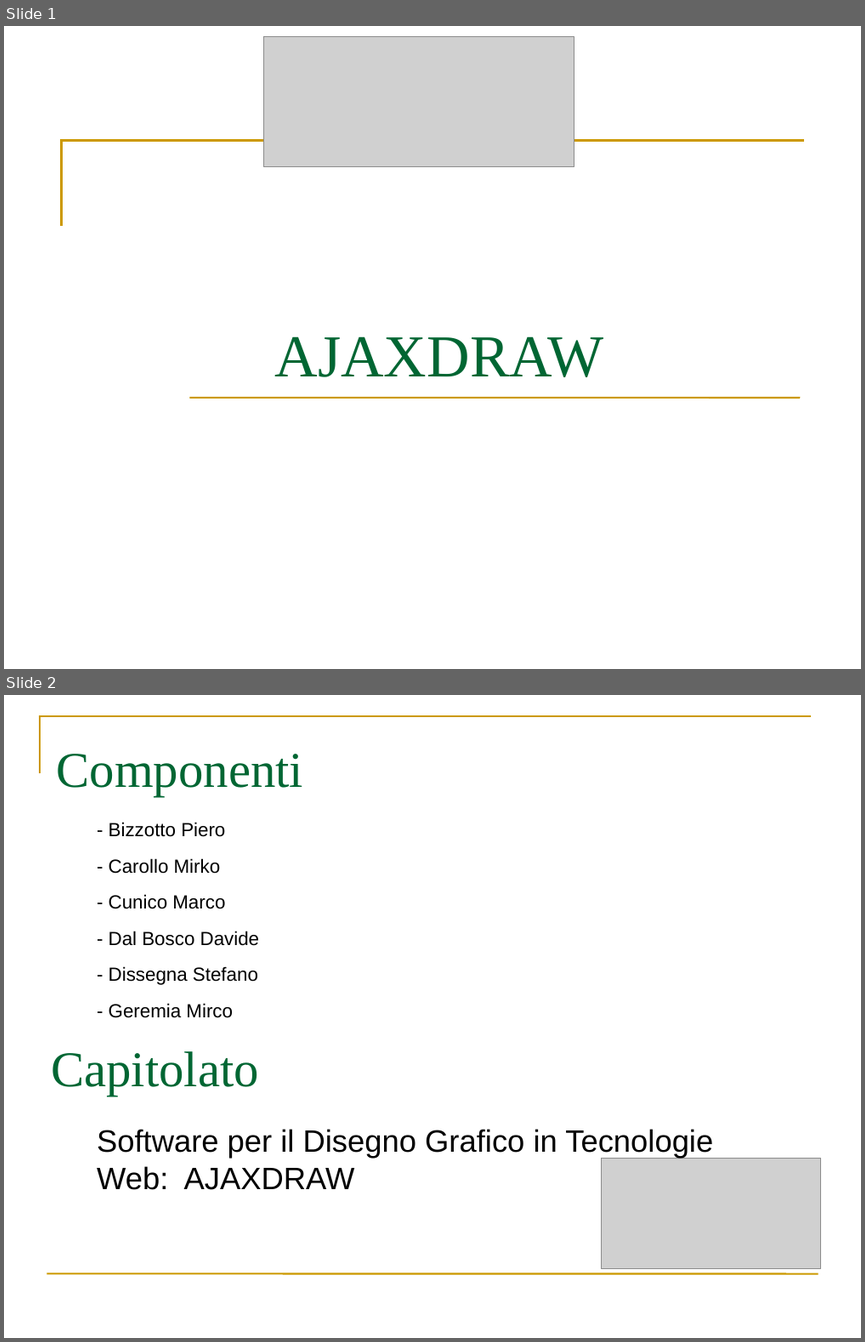
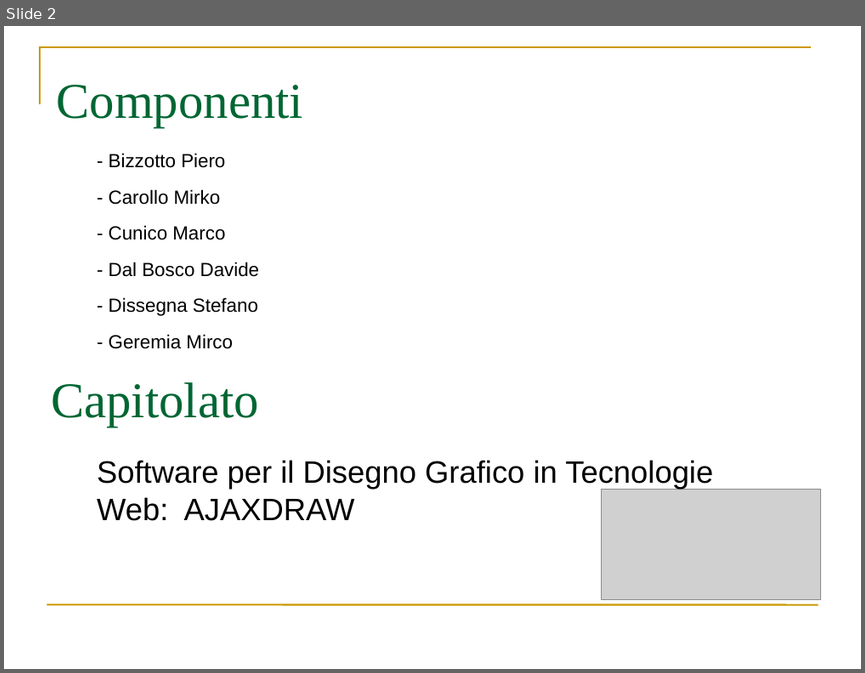
Before and after one commit to webshape/ajaxdraw, a slide deck: doc/PresentazioneRR/PresentazioneIniziale.ppt. Shown one above the other, each under a label of ours: slides 1 and 2 before the commit, slide 2 after it. The pictures are 865x1342 and 865x673 pixels, drawn with LibreOffice and Linux fonts; fonts in the diff are those of the drawing; grey boxes stand for pictures. Boxes give left, top, right and bottom in pixels: in the first picture for what was removed or moved away, otherwise in the second. Text is boxed around its words. In the diff, an @@ line names an element or a change of style, - is before the commit and + after.

```diff
--- a/doc/PresentazioneRR/PresentazioneIniziale.ppt
+++ b/doc/PresentazioneRR/PresentazioneIniziale.ppt
@@ slide 1 removed at box(4, 26, 861, 669), background #FFFFFF @@
@@ picture removed at box(263, 37, 574, 166) @@
@@ freeform shape removed at box(62, 140, 804, 226) @@
@@ title removed at box(275, 336, 604, 377) @@
-AJAXDRAW
@@ line removed from (190, 397) to (800, 397) @@
```
Also in this commit, not shown: 1 slide added, 2 other files.
